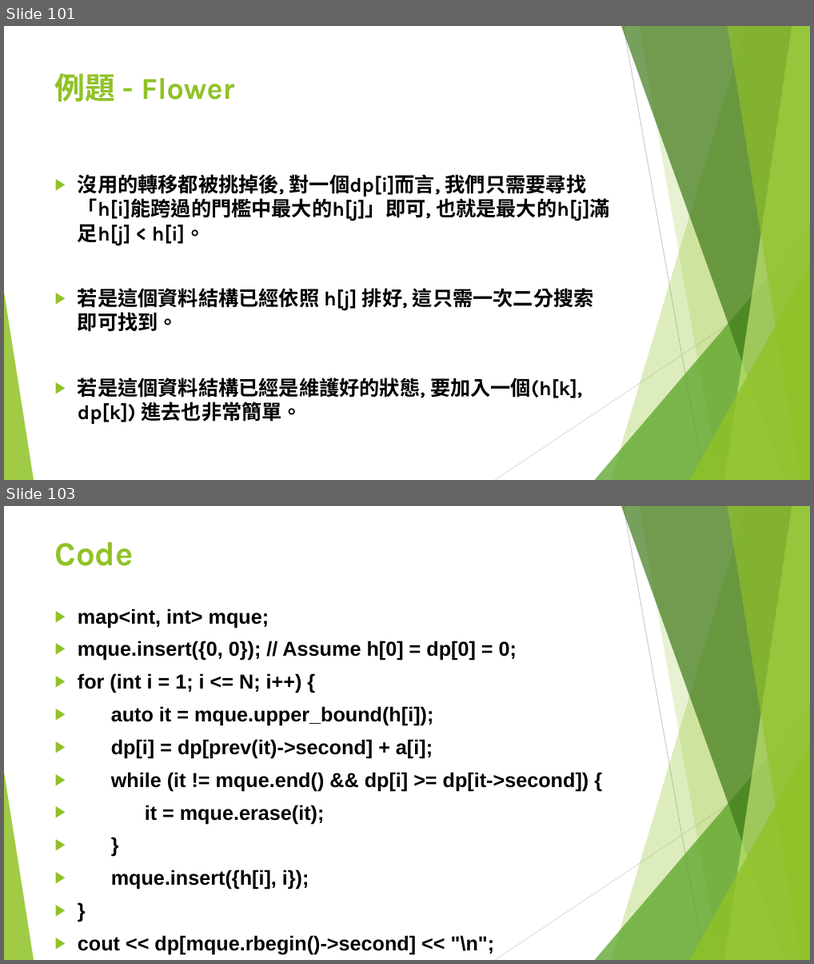
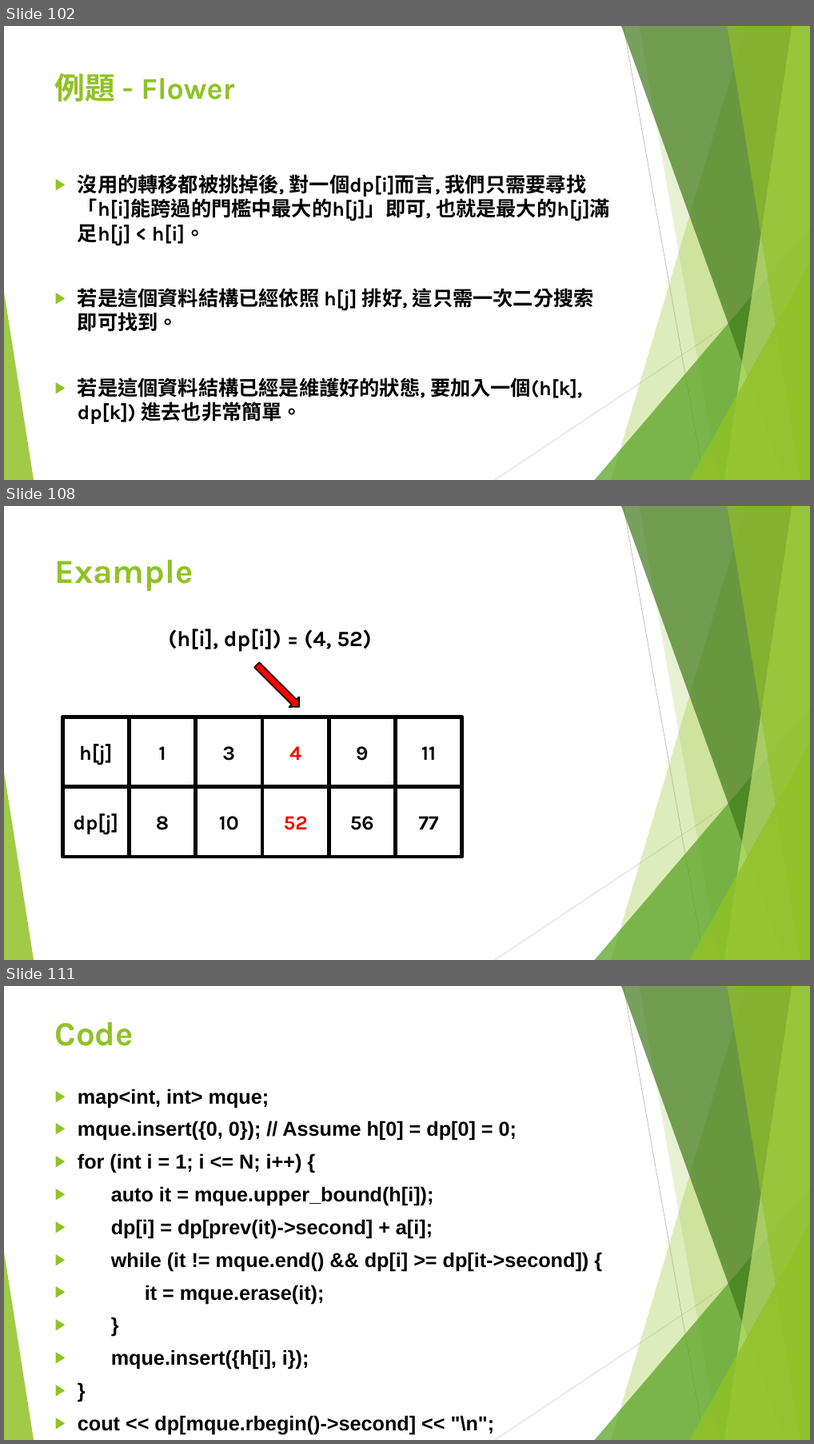
Before and after one commit to S920105123/DP2, a slide deck: presentation/進階動態規劃.pptx. Shown one above the other, each under a label of ours: slides 101 and 103 before the commit, slides 102, 108 and 111 after it; the slides between them are not shown. The pictures are 814x964 and 814x1444 pixels, drawn with LibreOffice and Linux fonts; fonts in the diff are those of the drawing. Boxes give left, top, right and bottom in pixels: in the first picture for what was removed or moved away, otherwise in the second. Text is boxed around its words. In the diff, an @@ line names an element or a change of style, - is before the commit and + after.

```diff
--- a/presentation/進階動態規劃.pptx
+++ b/presentation/進階動態規劃.pptx
@@ slide 108 added at [4,506,810,960], background #FFFFFF; not listed: 10 template elements that a slide beside it also shows @@
@@ title added at [55,560,194,591], 40 pt, text #90C226, bold @@
+Example
@@ text added at [168,628,371,652], 26 pt, text #000000, bold @@
+(h[i], dp[i]) = (4, 52)
@@ down arrow added at [252,660,305,712], fill #FF0000, outline #000000 1.5 pt @@
@@ rectangle added at [62,716,130,787], outline #000000 4.5 pt, 24 pt, text #000000, bold @@
+h[j]
@@ rectangle added at [130,716,196,787], outline #000000 4.5 pt, 24 pt, text #000000, bold @@
+1
@@ rectangle added at [196,716,262,787], outline #000000 4.5 pt, 24 pt, text #000000, bold @@
+3
@@ rectangle added at [262,716,329,787], outline #000000 4.5 pt, 24 pt, text #FF0000, bold @@
+4
@@ rectangle added at [329,716,395,787], outline #000000 4.5 pt, 24 pt, text #000000, bold @@
+9
@@ rectangle added at [395,716,462,787], outline #000000 4.5 pt, 24 pt, text #000000, bold @@
+11
@@ rectangle added at [62,787,130,857], outline #000000 4.5 pt, 24 pt, text #000000, bold @@
+dp[j]
@@ rectangle added at [130,787,196,857], outline #000000 4.5 pt, 24 pt, text #000000, bold @@
+8
@@ rectangle added at [196,787,262,857], outline #000000 4.5 pt, 24 pt, text #000000, bold @@
+10
@@ rectangle added at [262,787,329,857], outline #000000 4.5 pt, 24 pt, text #FF0000, bold @@
+52
@@ rectangle added at [329,787,395,857], outline #000000 4.5 pt, 24 pt, text #000000, bold @@
+56
@@ rectangle added at [395,787,462,857], outline #000000 4.5 pt, 24 pt, text #000000, bold @@
+77
@@ what was slide 101 is now slide 102 @@
@@ what was slide 103 is now slide 111 @@
```
Also in this commit, not shown: 3 slides changed, 7 other slides added.
